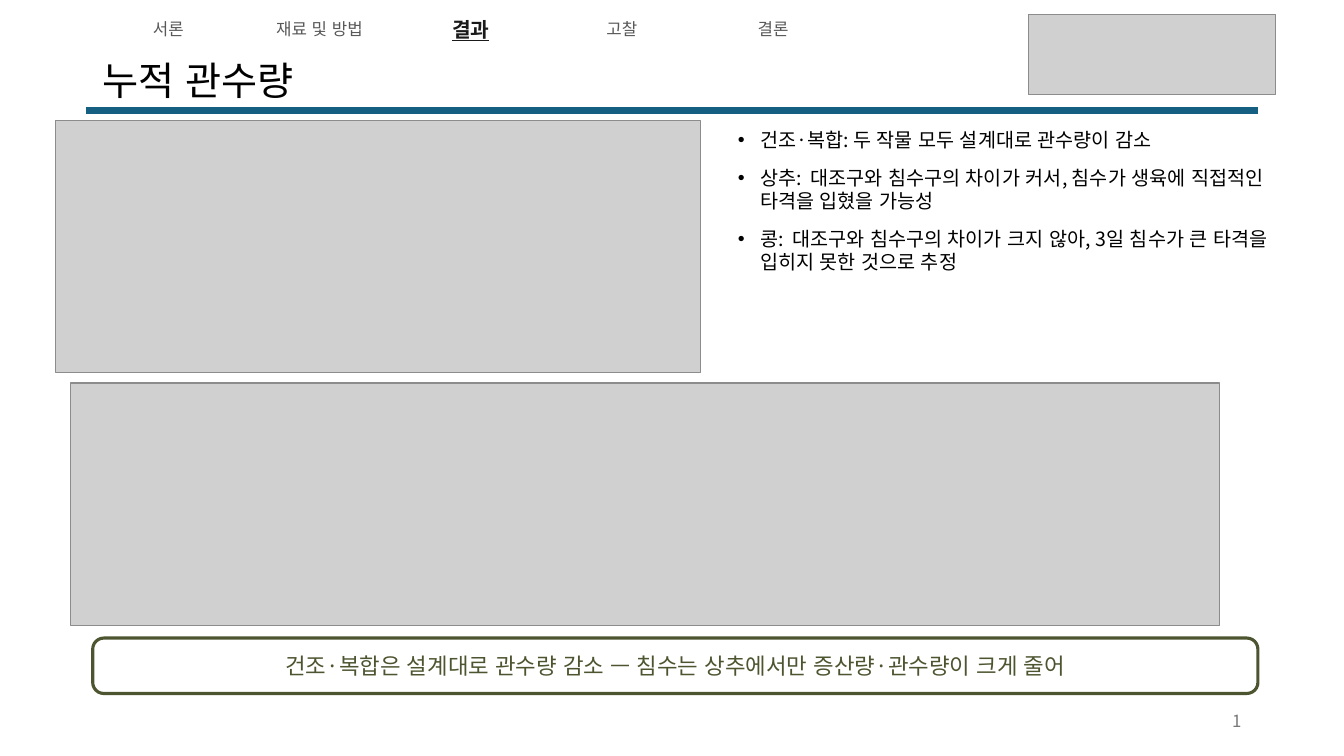
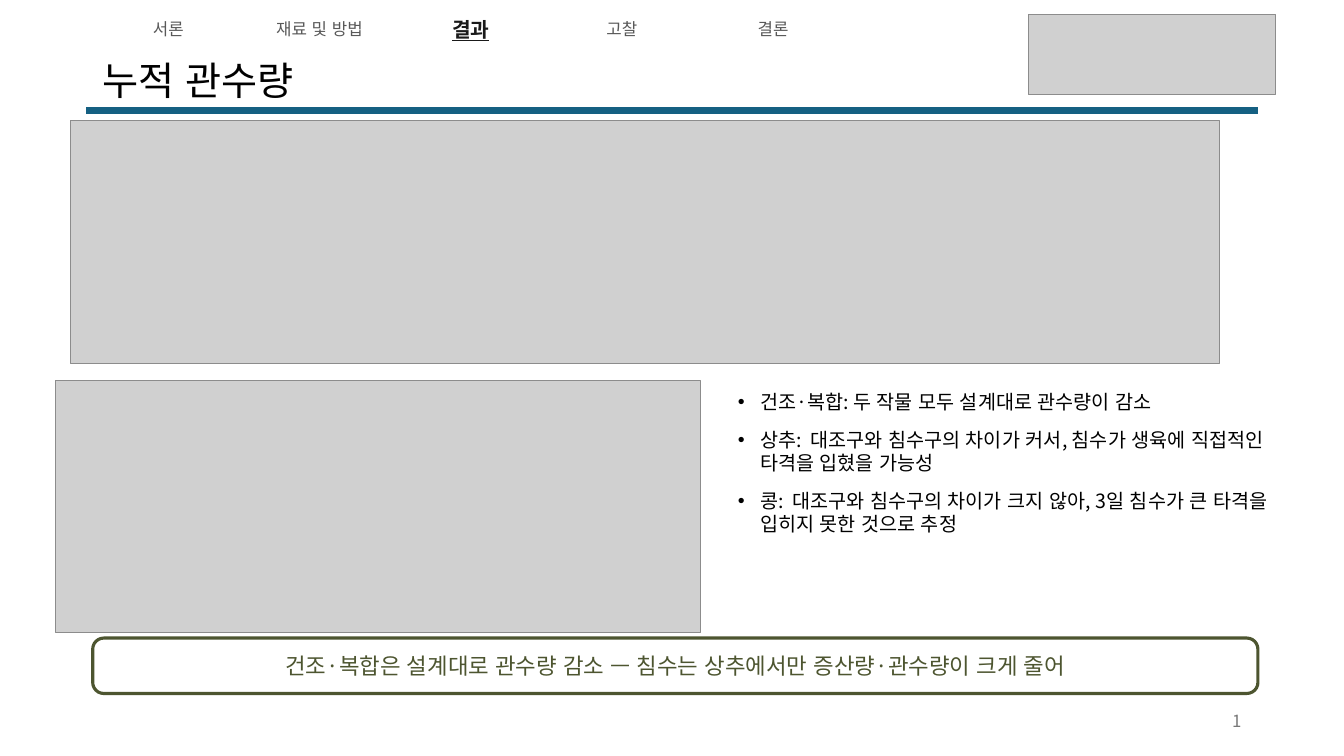
Before and after one commit to YunJM20/-, a slide deck: slide 1 of 구두발표_7p_누적관수량_증산량.pptx. Drawn at 1344x756 pixels with LibreOffice and Linux fonts; fonts in the diff are those of the drawing; grey boxes stand for pictures. Boxes give left, top, right and bottom in pixels: in the first picture for what was removed or moved away, otherwise in the second. Text is boxed around its words. In the diff, an @@ line names an element or a change of style, - is before the commit and + after.

```diff
--- a/구두발표_7p_누적관수량_증산량.pptx
+++ b/구두발표_7p_누적관수량_증산량.pptx
@@ picture added at [71,121,1220,364] @@
@@ picture: place and size @@
-picture at [55,121,701,372]
+picture at [55,381,701,632]
@@ picture removed at [71,383,1220,626] @@
@@ text "건조·복합: 두 작물 모두 설계대로 ...": place and size @@
-text "건조·복합: 두 작물 모두 설계대로 ..." at [760,130,1267,271]
+text "건조·복합: 두 작물 모두 설계대로 ..." at [760,392,1267,533]
```
Also in this commit, not shown: 7 other files.
